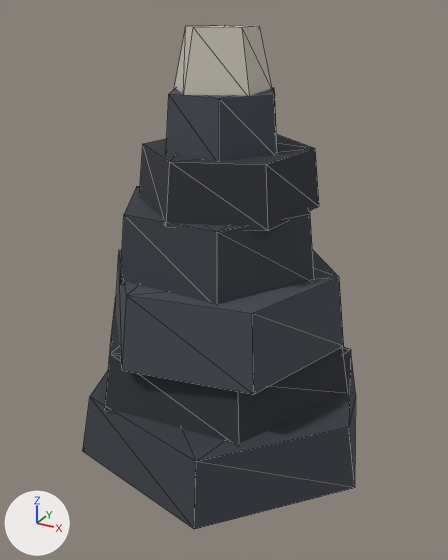
An edit to the glTF model assets/models/dressing/lowsong_cairn.glb, drawn before and after from the same camera.
Before and after are seen from a camera (50 mm lens) standing at (0.817, -1.472, 1.224) and looking at (0.028, -0.036, 0.507). Arrows for +X, +Y and +Z are at lower left; the lights stay in place. The picture after the commit comes second. Mesh edges are drawn as thin lines.

In view in the first picture: 'bone_d15', 'slate_d35', 'slate_d45', 'slate_d55'.
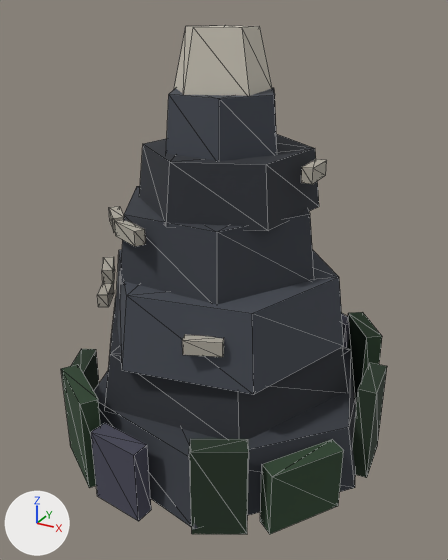
Pixel boxes (x1, y1, x2, y2) of what changed, in the pictures (448 x 560 px):
'moss_d50', added: after (61, 312, 382, 534)
'moss_d62', added: after (71, 349, 387, 534)
'ink_l20', added: after (91, 313, 350, 521)
'bone_d25', added: after (97, 159, 327, 357)

The edits, one by one:
Material 'moss_d62' (mat_moss_d62) is new.
Its base color is (0.0174, 0.0359, 0.0184) (dark green #243525).
Its roughness is 0.95.
Material 'moss_d50' (mat_moss_d50) is new.
Its base color is (0.0284, 0.0612, 0.0301) (dark green #2f4630).
Its roughness is 0.95.
Material 'ink_l20' (mat_ink_l20) is new.
Its base color is (0.0659, 0.0659, 0.099) (greyish blue #494959).
Its roughness is 0.95.
Material 'bone_d25' (mat_bone_d25) is new.
Its base color is (0.444, 0.415, 0.354) (grey #b2aca1).
Its roughness is 0.95.
Mesh me_cube is new.
It has 32 vertices, 48 faces and spans x -0.479..0.496, y -0.454..0.458, z -0.02..0.269.
It uses material mat_moss_d62 (dark green #243525).
Mesh me_cube_001 is new.
It has 32 vertices, 48 faces and spans x -0.346..0.461, y -0.451..0.465, z -0.02..0.303.
It uses material mat_moss_d50 (dark green #2f4630).
Mesh me_cube_002 is new.
It has 24 vertices, 36 faces and spans x -0.453..0.321, y -0.485..0.455, z -0.02..0.275.
It uses material mat_ink_l20 (greyish blue #494959).
Mesh me_cube_011 is new.
It has 56 vertices, 84 faces and spans x -0.34..0.282, y -0.351..0.364, z 0.407..0.862.
It uses material mat_bone_d25 (grey #b2aca1).
Object 'moss_d62' (ob_moss_d62) is new; it shows me_cube.
Its location is (0.0, 0.0, 0.0).
Object 'moss_d50' (ob_moss_d50) is new; it shows me_cube_001.
Its location is (0.0, 0.0, 0.0).
Object 'ink_l20' (ob_ink_l20) is new; it shows me_cube_002.
Its location is (0.0, 0.0, 0.0).
Object 'bone_d25' (ob_bone_d25) is new; it shows me_cube_011.
Its location is (0.0, 0.0, 0.0).
